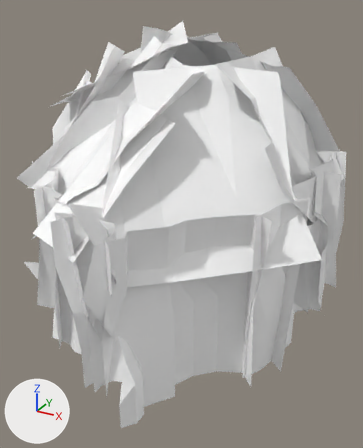
What one commit did to the FBX model BirdSimulator2015/Assets/Content/Models/Crypt/BigRoom/crypt_rockwalls.fbx.
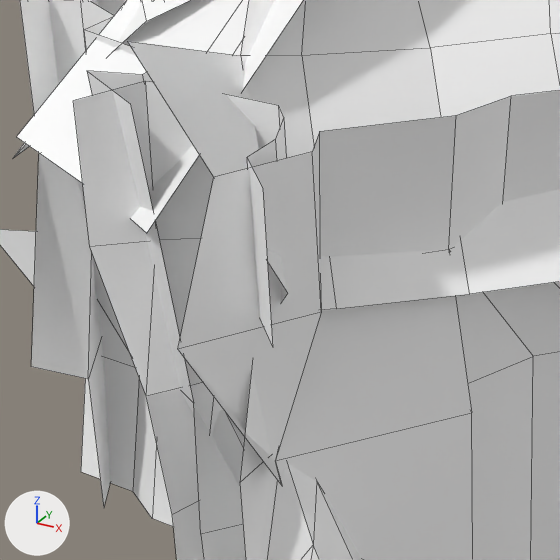
There are two pictures of each version: one whole from a camera (50 mm lens) standing at (0.668, -1.382, 0.944) and looking at (-0.062, -0.056, 0.281), one close up on the part from 8% to 56% of the width and 43% to 81% of the height. Every picture has the same lights, and +X, +Y and +Z are marked at lower left. The close-ups show mesh edges as thin lines. Where no turn or scale is listed for an object, it has been applied to the vertices.

Names of what the first close-up shows: 'crypt_rockwalls_a', 'crypt_rockwalls_b'.
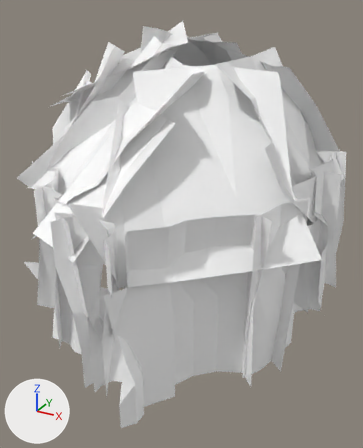
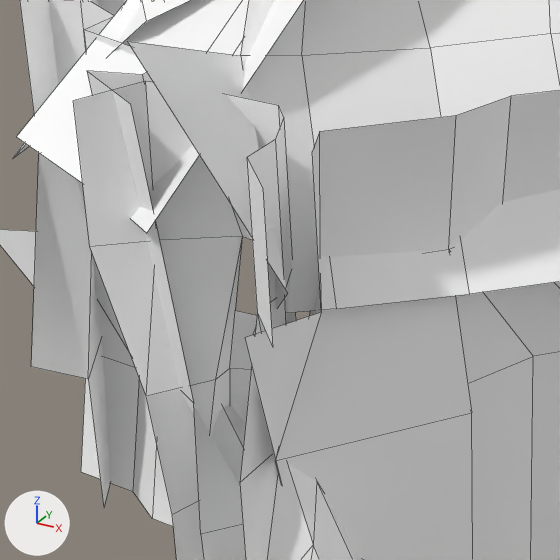
Boxes [x1, y1, x2, y2] around the edits, measured in the close-ups (560 x 560 px):
part 1 of me_mesh_001, cut back: before [178, 152, 321, 485]; after [245, 312, 321, 484]

Edits to the bpy script that builds the scene:
```text
Change me_mesh_001:
    where me_mesh_001.from_pydata(...)  # 363 vertices, 244 faces; spans x -0.586..0.438, y -0.669..0.652, z -0.005..0.895
    used by ob_crypt_rockwalls_b; location = (0.0, 0.0, 0.0)
    verts and faces of me_mesh_001; kept vertices keep their numbers, new ones are numbered from 363
    before: 82 (0.09, -0.583, 0.359) at pixel (321, 312), 84 (0.033, -0.669, 0.359) at pixel (177, 349), 99 (0.059, -0.606, 0.238) at pixel (275, 460), 100 (0.082, -0.629, 0.238) at pixel (282, 486), 107 (0.086, -0.578, 0.48) at pixel (312, 151)
    before: 109 (0.052, -0.641, 0.48) at pixel (213, 177)
    me_mesh_001 part 1
    add delete_vertices([84, 109])  # with the faces that use them
    add verts[363] = (0.064, -0.636, 0.359)  # pixel (244, 337)
    add faces += [(82, 99, 100, 363)]
```
